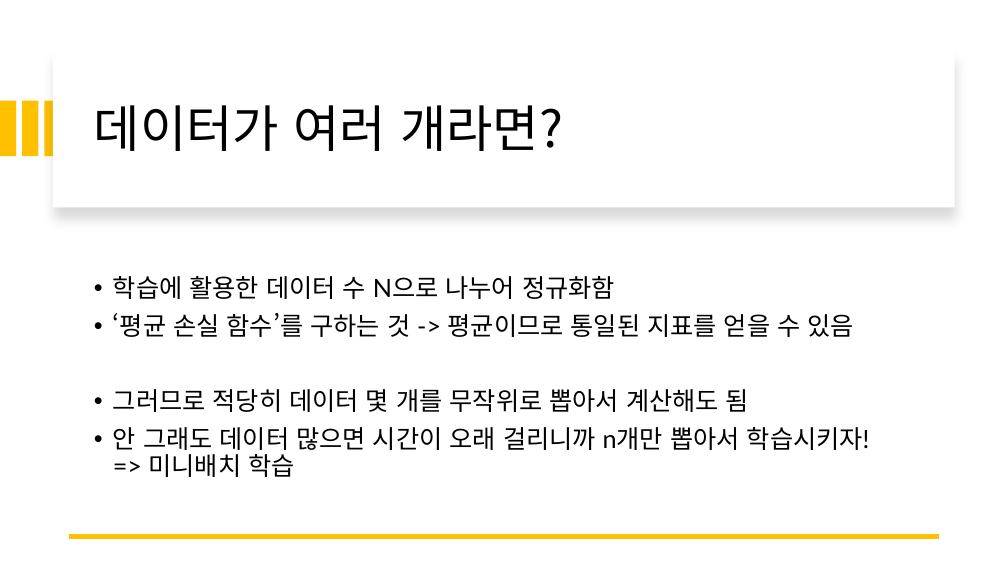
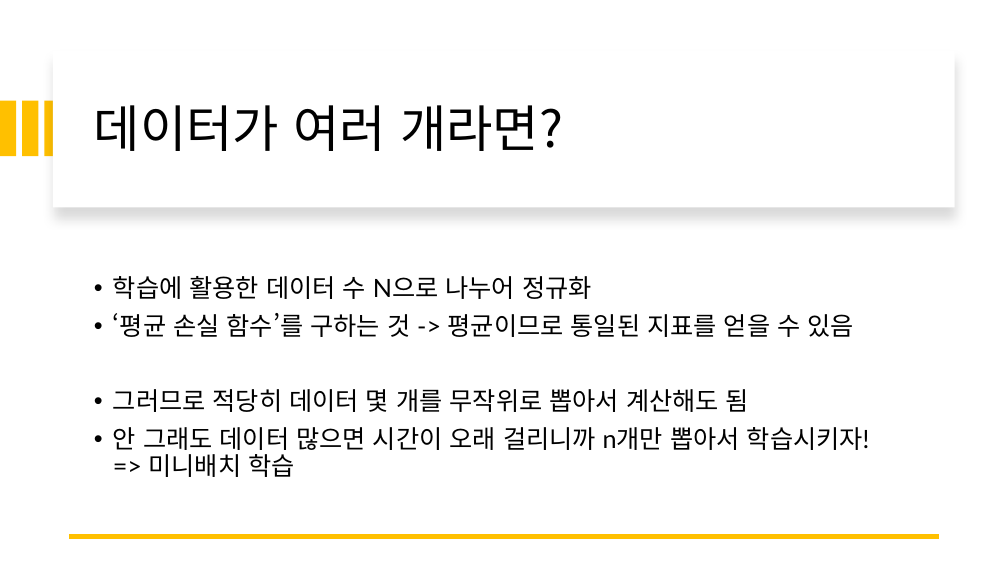
Before and after one commit to Altaaaaaaa/deep-learning-from-cosmic, a slide deck: slide 4 of Kim_Doyoung/week4/ch4_presentation.pptx. Drawn at 1008x567 pixels with LibreOffice and Linux fonts; fonts in the diff are those of the drawing. Boxes give left, top, right and bottom in pixels: in the first picture for what was removed or moved away, otherwise in the second. Text is boxed around its words. In the diff, an @@ line names an element or a change of style, - is before the commit and + after.

Commit message:
Update ppt

```diff
--- a/Kim_Doyoung/week4/ch4_presentation.pptx
+++ b/Kim_Doyoung/week4/ch4_presentation.pptx
@@ text at (113,276,592,299): text changed @@
-• 학습에 활용한 데이터 수 N으로 나누어 정규화함
+• 학습에 활용한 데이터 수 N으로 나누어 정규화
```
